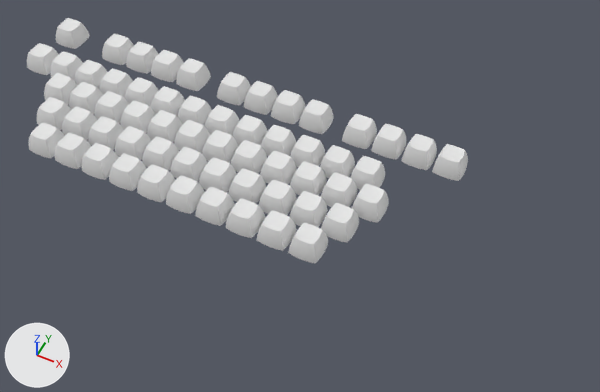
An edit to the Blender file SA Row 3.blend, drawn before and after from the same camera.
Rendered twice from a 50 mm lens placed at (338.0, -306.0, 347.0), pointed at (197.0, -23.0, -7.0). Arrows for +X, +Y and +Z are at lower left; the lights stay in place.

Before the edit, the objects in view are built like this:
```python
ob_sa_row_3_000 = bpy.data.objects.new('SA Row 3.000', me_sa_row_3_012)
ob_sa_row_3_000.location = (28.9, -19.0, -2.0)
ob_sa_row_3_001 = bpy.data.objects.new('SA Row 3.001', me_sa_row_3_013)
ob_sa_row_3_001.location = (48.9, -59.0, -2.0)
ob_sa_row_3_002 = bpy.data.objects.new('SA Row 3.002', me_sa_row_3_003)
ob_sa_row_3_002.location = (0.0, 0.0, -2.0)
ob_sa_row_3_003 = bpy.data.objects.new('SA Row 3.003', me_sa_row_3_010)
ob_sa_row_3_003.location = (38.9, -39.0, -2.0)
ob_sa_row_3_004 = bpy.data.objects.new('SA Row 3.004', me_sa_row_3_014)
ob_sa_row_3_004.location = (37.6, 30.0, -2.0)
ob_sa_row_3_005 = bpy.data.objects.new('SA Row 3.005', me_sa_row_3_015)
ob_sa_row_3_005.location = (124.4, 30.0, -2.0)
ob_sa_row_3_006 = bpy.data.objects.new('SA Row 3.006', me_sa_row_3_016)
ob_sa_row_3_006.location = (210.0, 30.0, -2.0)
ob_sa_row_3_007 = bpy.data.objects.new('SA Row 3.007', me_sa_row_3_017)
ob_sa_row_3_007.location = (0.0, 30.0, -2.0)
```
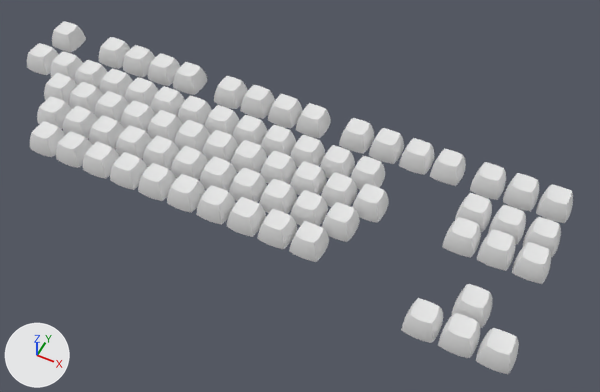
Pixel boxes [x1, y1, x2, y2] of what changed, in the pictures (600 x 392 px):
'SA Row 3.001', moved: before [29, 122, 328, 263]; after [30, 121, 329, 262]
'SA Row 3.003', moved: before [37, 97, 359, 243]; after [37, 96, 360, 242]
'SA Row 3.006', moved: before [342, 114, 468, 181]; after [339, 118, 466, 186]
'SA Row 3.011', added: after [401, 298, 519, 374]
'SA Row 3.005', moved: before [217, 72, 334, 134]; after [214, 76, 331, 138]
'SA Row 3.004', moved: before [102, 33, 211, 91]; after [99, 37, 207, 95]
'SA Row 3.010', added: after [442, 217, 551, 284]
'SA Row 3.008', added: after [470, 162, 573, 223]
'SA Row 3.009', added: after [455, 193, 561, 257]
'SA Row 3.012', added: after [451, 284, 493, 328]
'SA Row 3.007', moved: before [56, 18, 90, 49]; after [52, 21, 86, 52]

What changed in the scene script:
```text
Change ob_sa_row_3_007:
    ob_sa_row_3_007.location: (0.0, 30.0, -2.0) -> (0.0, 26.0, -2.0)
Change ob_sa_row_3_006:
    ob_sa_row_3_006.location: (210.0, 30.0, -2.0) -> (210.0, 26.0, -2.0)
Change ob_sa_row_3_005:
    ob_sa_row_3_005.location: (124.4, 30.0, -2.0) -> (124.4, 26.0, -2.0)
Change ob_sa_row_3_004:
    ob_sa_row_3_004.location: (37.6, 30.0, -2.0) -> (37.6, 26.0, -2.0)
Change ob_sa_row_3_001:
    ob_sa_row_3_001.location: (48.9, -59.0, -2.0) -> (48.9, -57.9, -2.0)
Change ob_sa_row_3_003:
    ob_sa_row_3_003.location: (38.9, -39.0, -2.0) -> (38.9, -38.4, -2.0)
Add ob_sa_row_3_008:
    ob_sa_row_3_008 = bpy.data.objects.new('SA Row 3.008', me_sa_row_3_003.copy())  # the mesh of ob_sa_row_3_002
    ob_sa_row_3_008.location = (291.0, 26.0, -2.0)
    _m = ob_sa_row_3_008.modifiers.new('Array', 'ARRAY')
    _m.count = 3
    _m.use_constant_offset = True
    _m.constant_offset_displace = (19.0, 0.0, 0.0)
    _m.use_relative_offset = False
Add ob_sa_row_3_009:
    ob_sa_row_3_009 = bpy.data.objects.new('SA Row 3.009', me_sa_row_3_003.copy())  # the mesh of ob_sa_row_3_002
    ob_sa_row_3_009.location = (291.1, 0.0, -2.0)
    _m = ob_sa_row_3_009.modifiers.new('Array', 'ARRAY')
    _m.count = 3
    _m.use_constant_offset = True
    _m.constant_offset_displace = (19.0, 0.0, 0.0)
    _m.use_relative_offset = False
Add ob_sa_row_3_010:
    ob_sa_row_3_010 = bpy.data.objects.new('SA Row 3.010', me_sa_row_3_003.copy())  # the mesh of ob_sa_row_3_002
    ob_sa_row_3_010.location = (291.1, -19.0, -2.0)
    _m = ob_sa_row_3_010.modifiers.new('Array', 'ARRAY')
    _m.count = 3
    _m.use_constant_offset = True
    _m.constant_offset_displace = (19.0, 0.0, 0.0)
    _m.use_relative_offset = False
Add ob_sa_row_3_011:
    ob_sa_row_3_011 = bpy.data.objects.new('SA Row 3.011', me_sa_row_3_003.copy())  # the mesh of ob_sa_row_3_002
    ob_sa_row_3_011.location = (291.1, -77.0, -2.0)
    _m = ob_sa_row_3_011.modifiers.new('Array', 'ARRAY')
    _m.count = 3
    _m.use_constant_offset = True
    _m.constant_offset_displace = (19.0, 0.0, 0.0)
    _m.use_relative_offset = False
Add ob_sa_row_3_012:
    ob_sa_row_3_012 = bpy.data.objects.new('SA Row 3.012', me_sa_row_3_003.copy())  # the mesh of ob_sa_row_3_002
    ob_sa_row_3_012.location = (310.1, -58.0, -2.0)
```
